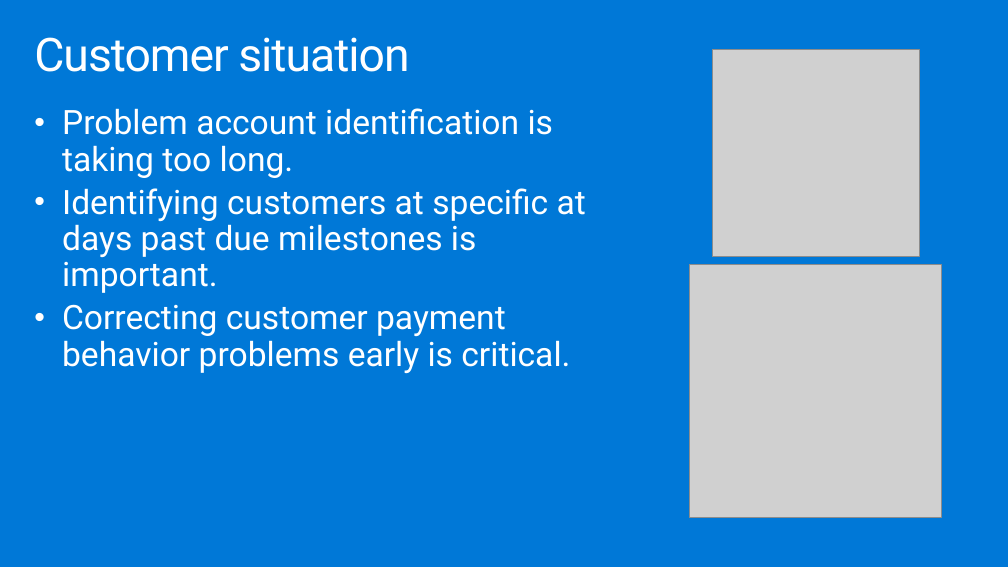
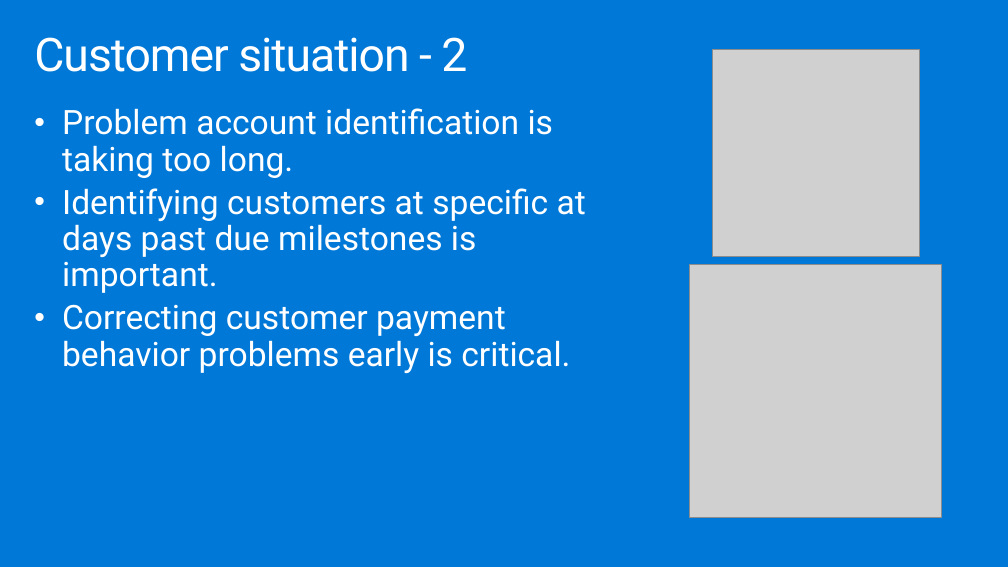
Before and after one commit to technofocus-pte/SAP-plus-extend-and-innovate-with-Data-and-AI, a slide deck: slide 5 of Whiteboard design session/WDS trainer presentation - SAP plus extend and innovate with Data and AI.pptx. Drawn at 1008x567 pixels with LibreOffice and Linux fonts; fonts in the diff are those of the drawing; grey boxes stand for pictures. Boxes give left, top, right and bottom in pixels: in the first picture for what was removed or moved away, otherwise in the second. Text is boxed around its words. In the diff, an @@ line names an element or a change of style, - is before the commit and + after.

```diff
--- a/Whiteboard design session/WDS trainer presentation - SAP plus extend and innovate with Data and AI.pptx
+++ b/Whiteboard design session/WDS trainer presentation - SAP plus extend and innovate with Data and AI.pptx
@@ title at box(34, 37, 467, 72): text changed @@
-Customer situation
+Customer situation - 2
```
Also in this commit, not shown: 11 other slides changed, 18 other files.
